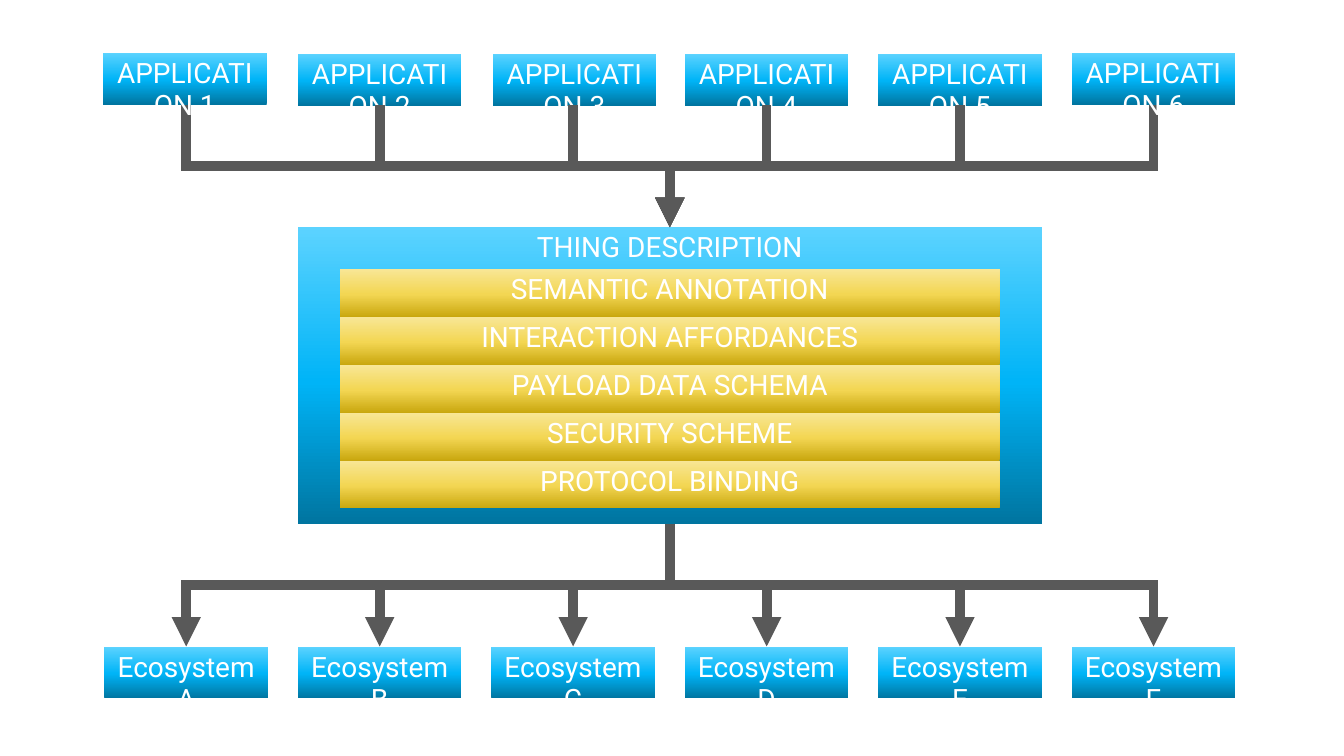
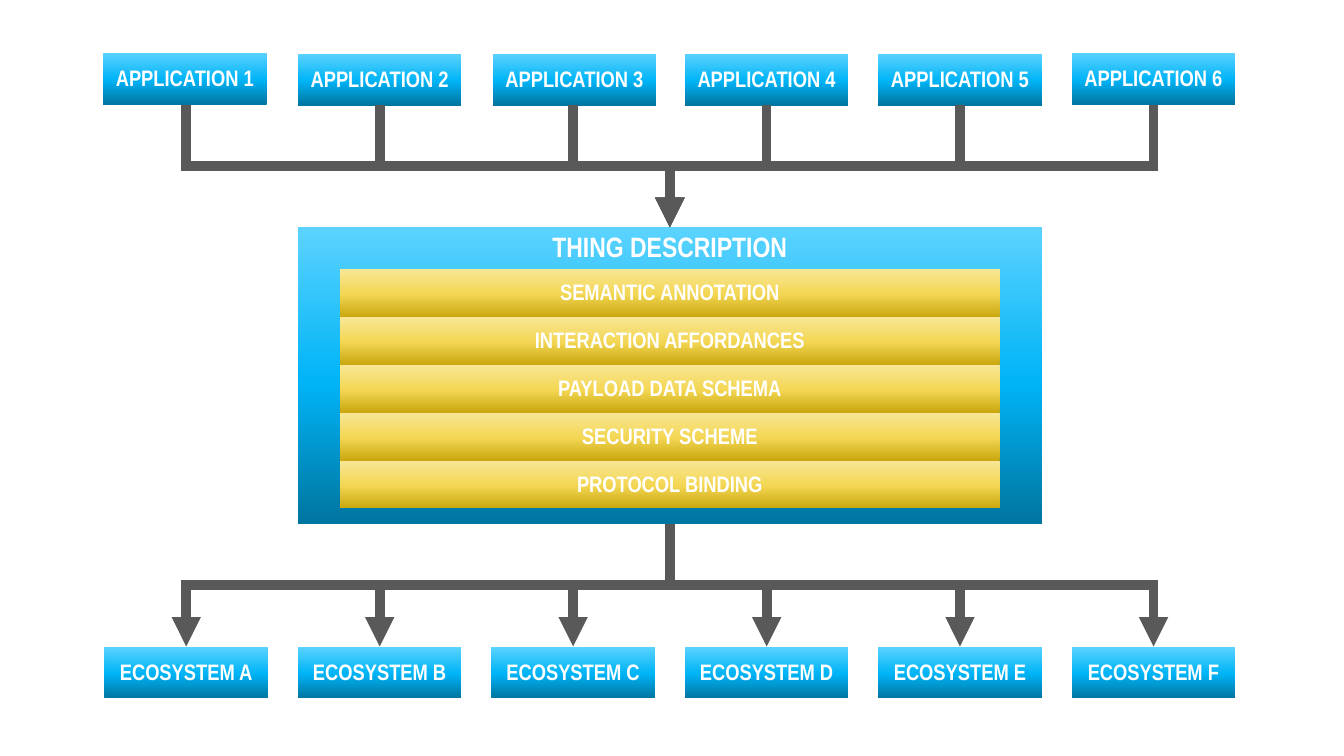
Before and after one commit to w3c/wot, a slide deck: slide 4 of PRESENTATIONS/wot-summary-and-roadmap-04-2019.pptx. Drawn at 1344x756 pixels with LibreOffice and Linux fonts; fonts in the diff are those of the drawing. Boxes give left, top, right and bottom in pixels: in the first picture for what was removed or moved away, otherwise in the second. Text is boxed around its words. In the diff, an @@ line names an element or a change of style, - is before the commit and + after.

Commit message:
fix font issue
Some slides were not rendering propertly when moved to other machines due to font substitutions.   Replace special font with Arial Narrow

```diff
--- a/PRESENTATIONS/wot-summary-and-roadmap-04-2019.pptx
+++ b/PRESENTATIONS/wot-summary-and-roadmap-04-2019.pptx
@@ size 20 to 16 pt, font Roboto to Arial Narrow, bold on; less space between paragraphs; vertical alignment top to middle in 11 elements at [340,269,999,316], [340,317,999,365], [340,413,999,460], [340,460,999,508], [340,365,999,412], [298,53,461,106], [493,53,656,106], [685,53,848,106], [879,53,1042,106], [1072,52,1235,105], [103,52,266,105] @@
@@ rectangle "THING DESCRIPTION" at [298,227,1042,524]: font Roboto to Arial Narrow, bold on @@
@@ vertical alignment top to middle in 6 elements at [298,646,461,698], [492,646,655,698], [685,646,848,698], [879,646,1042,698], [1072,646,1235,698], [105,646,268,698] @@
@@ text in rectangle at [120,664,252,680]: text changed; size 20 to 16 pt; font Roboto to Arial Narrow; bold on @@
-Ecosystem A
+ECOSYSTEM A
@@ text in rectangle at [313,664,446,685]: text changed; size 20 to 16 pt; font Roboto to Arial Narrow; bold on @@
-Ecosystem B
+ECOSYSTEM B
@@ text in rectangle at [506,664,639,680]: text changed; size 20 to 16 pt; font Roboto to Arial Narrow; bold on @@
-Ecosystem C
+ECOSYSTEM C
@@ text in rectangle at [700,664,833,680]: text changed; size 20 to 16 pt; font Roboto to Arial Narrow; bold on @@
-Ecosystem D
+ECOSYSTEM D
@@ text in rectangle at [894,664,1026,680]: text changed; size 20 to 16 pt; font Roboto to Arial Narrow; bold on @@
-Ecosystem E
+ECOSYSTEM E
@@ text in rectangle at [1088,664,1219,680]: text changed; size 20 to 16 pt; font Roboto to Arial Narrow; bold on @@
-Ecosystem F
+ECOSYSTEM F
```
Also in this commit, not shown: 1 other slide changed, 1 other file.
